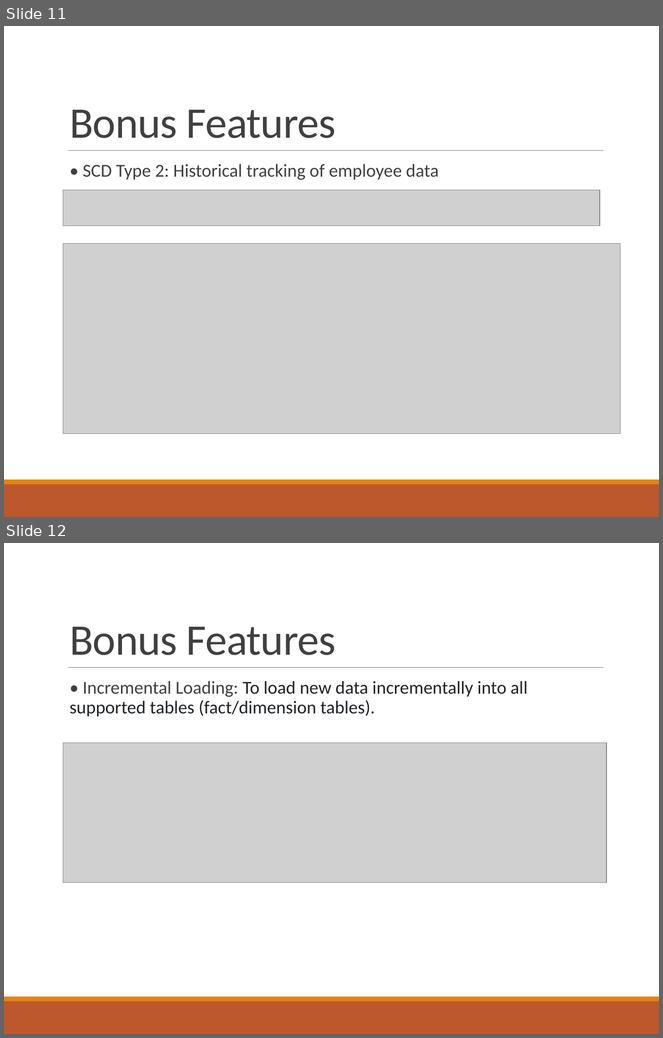
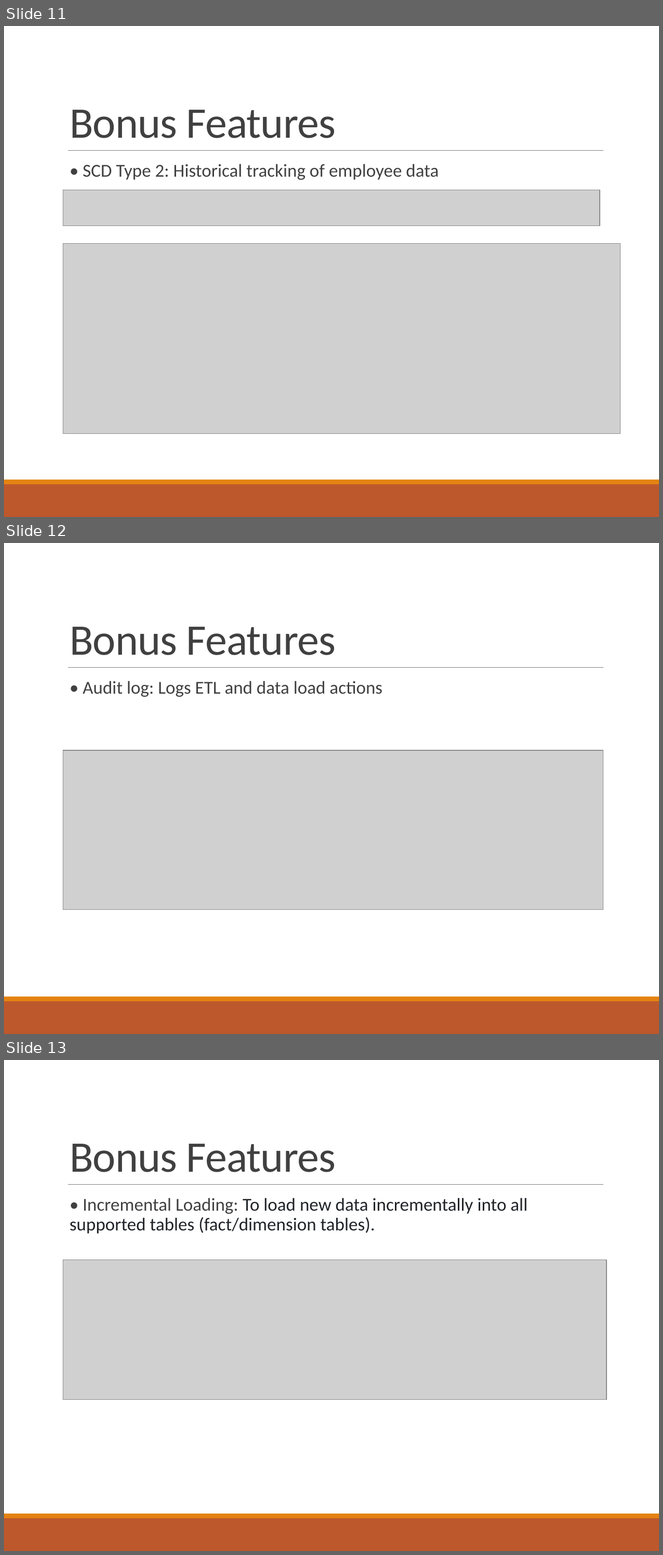
Before and after one commit to vamsiram7/DataWarehousingAssignment, a slide deck: DataWarehousingAssignment_Presentation.pptx. Shown one above the other, each under a label of ours: slides 11 and 12 before the commit, slides 11, 12 and 13 after it. The pictures are 663x1038 and 663x1555 pixels, drawn with LibreOffice and Linux fonts; fonts in the diff are those of the drawing; grey boxes stand for pictures. Boxes give left, top, right and bottom in pixels: in the first picture for what was removed or moved away, otherwise in the second. Text is boxed around its words. In the diff, an @@ line names an element or a change of style, - is before the commit and + after.

```diff
--- a/DataWarehousingAssignment_Presentation.pptx
+++ b/DataWarehousingAssignment_Presentation.pptx
@@ slide 12 added at (4, 543, 659, 1034), background #FFFFFF; not listed: 3 template elements that a slide beside it also shows @@
@@ title added at (70, 627, 336, 655), 48 pt, text #404040 @@
+Bonus Features
@@ text added at (83, 681, 383, 697), 20 pt, text #404040 @@
+  • Audit log: Logs ETL and data load actions
@@ picture added at (63, 750, 604, 910) @@
@@ what was slide 12 is now slide 13 @@
```
Also in this commit, not shown: 5 other files.
